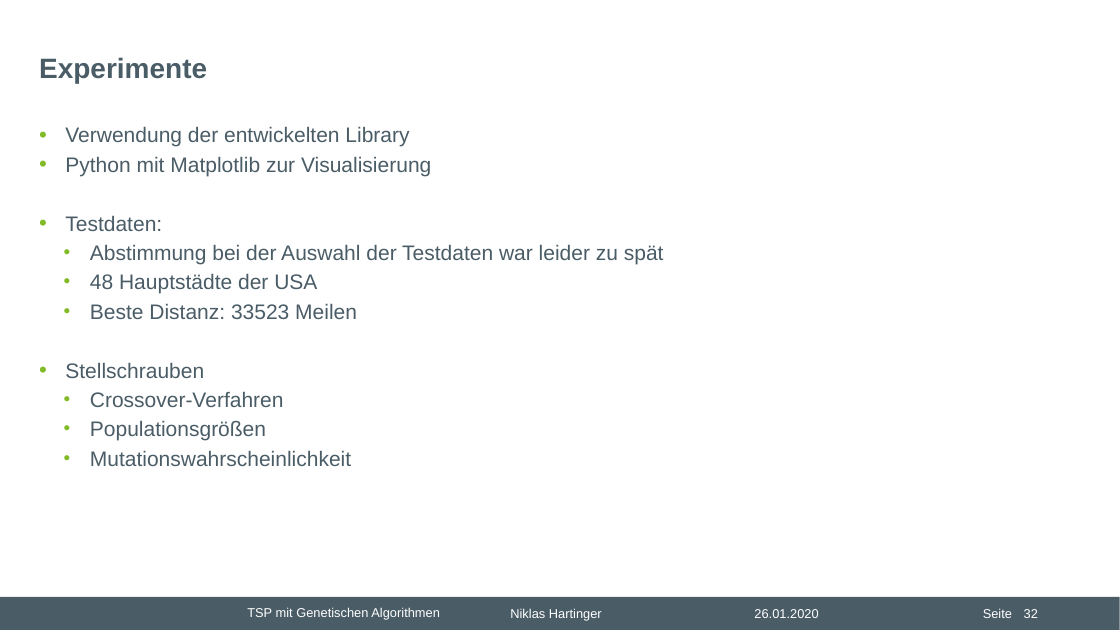
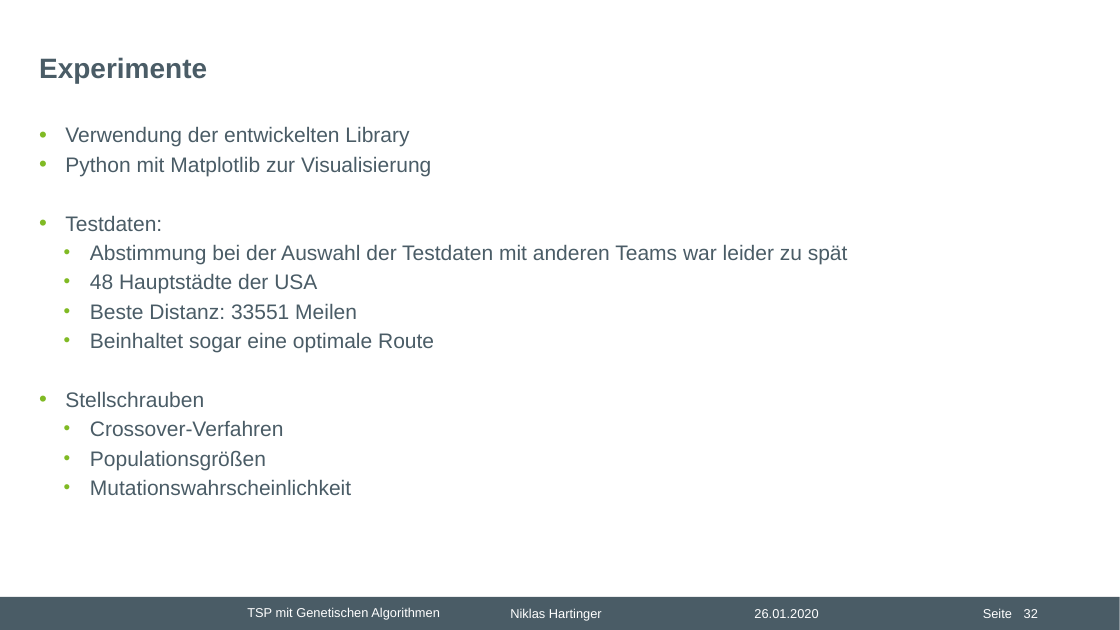
Before and after one commit to nhrt/Genetic-Algorithms, a slide deck: slide 32 of Projektvortrag/Präsentation Projektvortrag.pptx. Drawn at 1120x630 pixels with LibreOffice and Linux fonts; fonts in the diff are those of the drawing; background and template pictures are left out. Boxes give left, top, right and bottom in pixels: in the first picture for what was removed or moved away, otherwise in the second. Text is boxed around its words. In the diff, an @@ line names an element or a change of style, - is before the commit and + after.

```diff
--- a/Projektvortrag/Präsentation Projektvortrag.pptx
+++ b/Projektvortrag/Präsentation Projektvortrag.pptx
@@ text at [90, 245, 848, 264]: text changed @@
-  • Abstimmung bei der Auswahl der Testdaten war leider zu spät
+  • Abstimmung bei der Auswahl der Testdaten mit anderen Teams war leider zu spät
@@ text at [90, 304, 434, 353]: text changed @@
-  • Beste Distanz: 33523 Meilen
+  • Beste Distanz: 33551 Meilen
+  • Beinhaltet sogar eine optimale Route
```
Also in this commit, not shown: 6 other slides changed, 2 other files.
